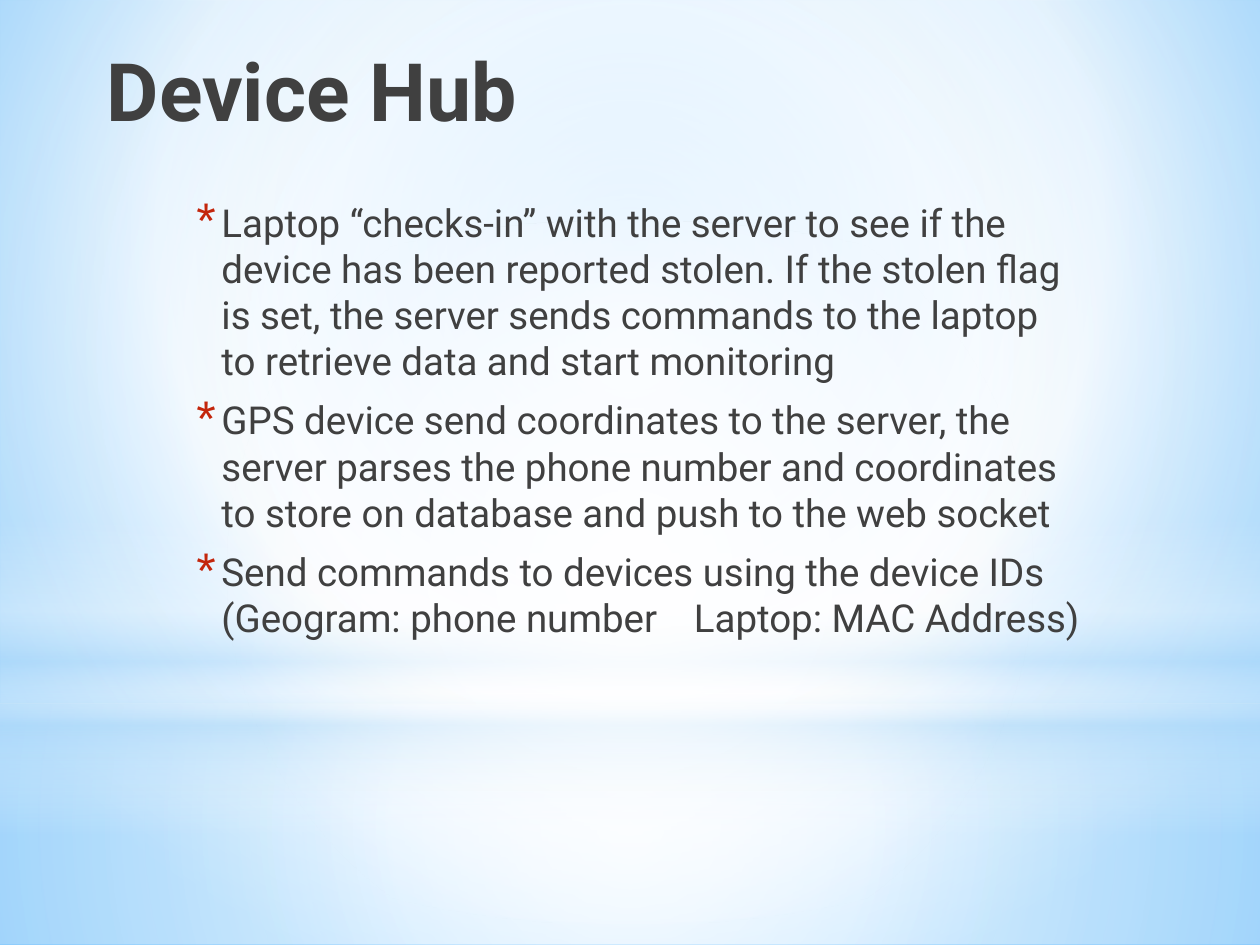
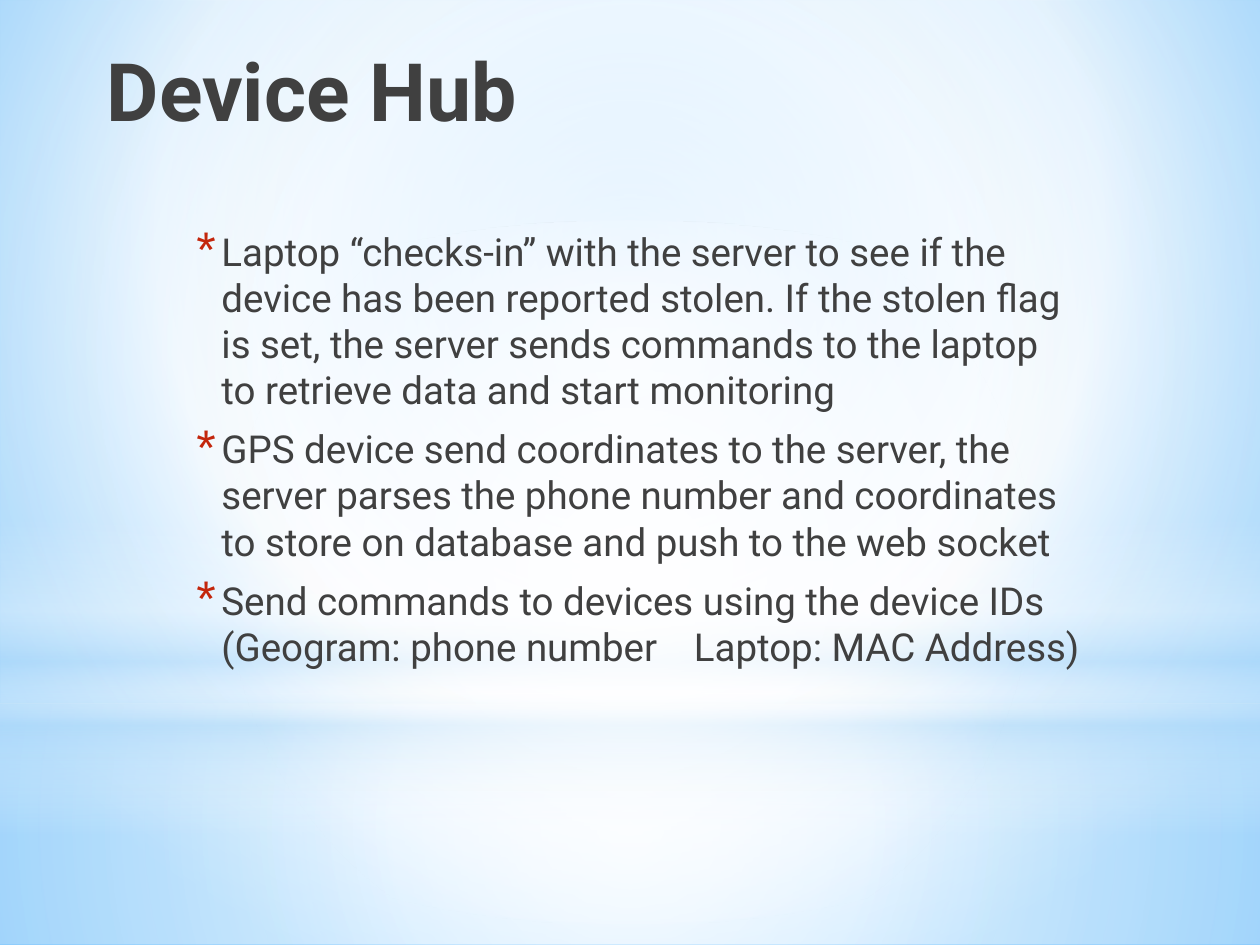
Before and after one commit to LeoYReyes/SeniorDesign, a slide deck: slide 8 of documentation/cycle 2/Cycle2Presentation.pptx (slide 7 before the commit). Drawn at 1260x945 pixels with LibreOffice and Linux fonts; fonts in the diff are those of the drawing. Boxes give left, top, right and bottom in pixels: in the first picture for what was removed or moved away, otherwise in the second. Text is boxed around its words. In the diff, an @@ line names an element or a change of style, - is before the commit and + after.

```diff
--- a/documentation/cycle 2/Cycle2Presentation.pptx
+++ b/documentation/cycle 2/Cycle2Presentation.pptx
@@ text "Laptop “checks-in” with the server ...": place and size @@
-text "Laptop “checks-in” with the server ..." at [221,207,1080,641]
+text "Laptop “checks-in” with the server ..." at [221,236,1080,670]
```
Also in this commit, not shown: 5 other slides changed, 3 slides added, 1 slide removed.
